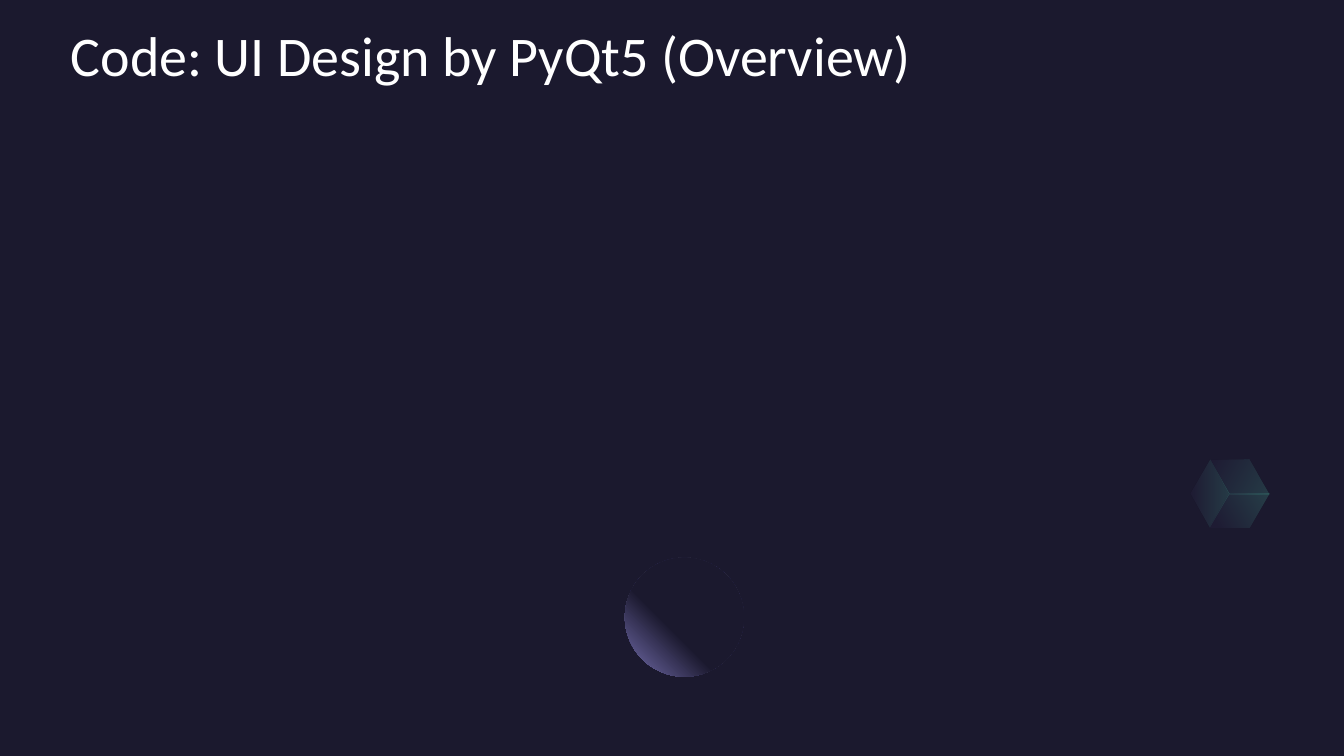
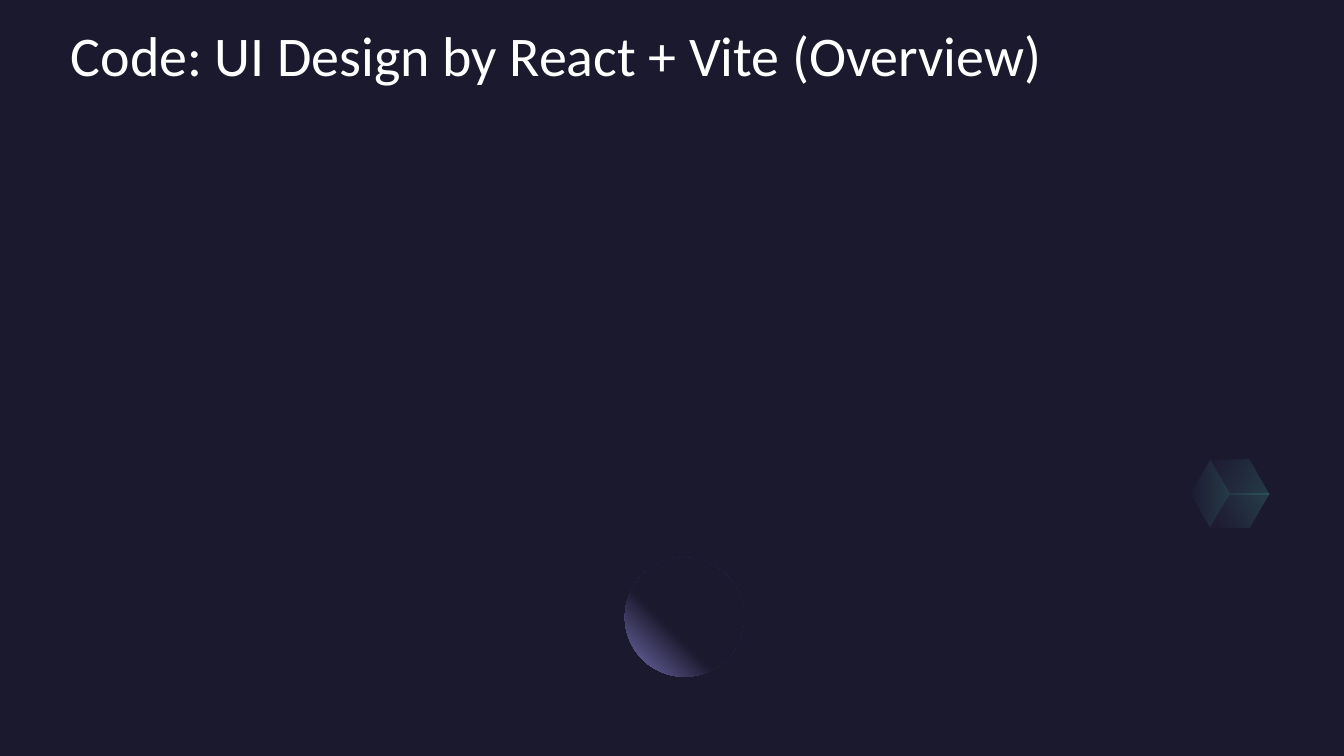
Before and after one commit to Generic-alias/Mini-Project-group-8, a slide deck: slide 18 of Project Files/Presentations/Group_8Implementation_new.pptx (slide 19 before the commit). Drawn at 1344x756 pixels with LibreOffice and Linux fonts; fonts in the diff are those of the drawing; background and template pictures are left out. Boxes give left, top, right and bottom in pixels: in the first picture for what was removed or moved away, otherwise in the second. Text is boxed around its words. In the diff, an @@ line names an element or a change of style, - is before the commit and + after.

```diff
--- a/Project Files/Presentations/Group_8Implementation_new.pptx
+++ b/Project Files/Presentations/Group_8Implementation_new.pptx
@@ title at <box>71,35,1041,86</box>: text changed @@
-Code: UI Design by PyQt5 (Overview)
+Code: UI Design by React + Vite (Overview)
```
Also in this commit, not shown: 5 other slides changed, 6 slides removed, 2 other files.
